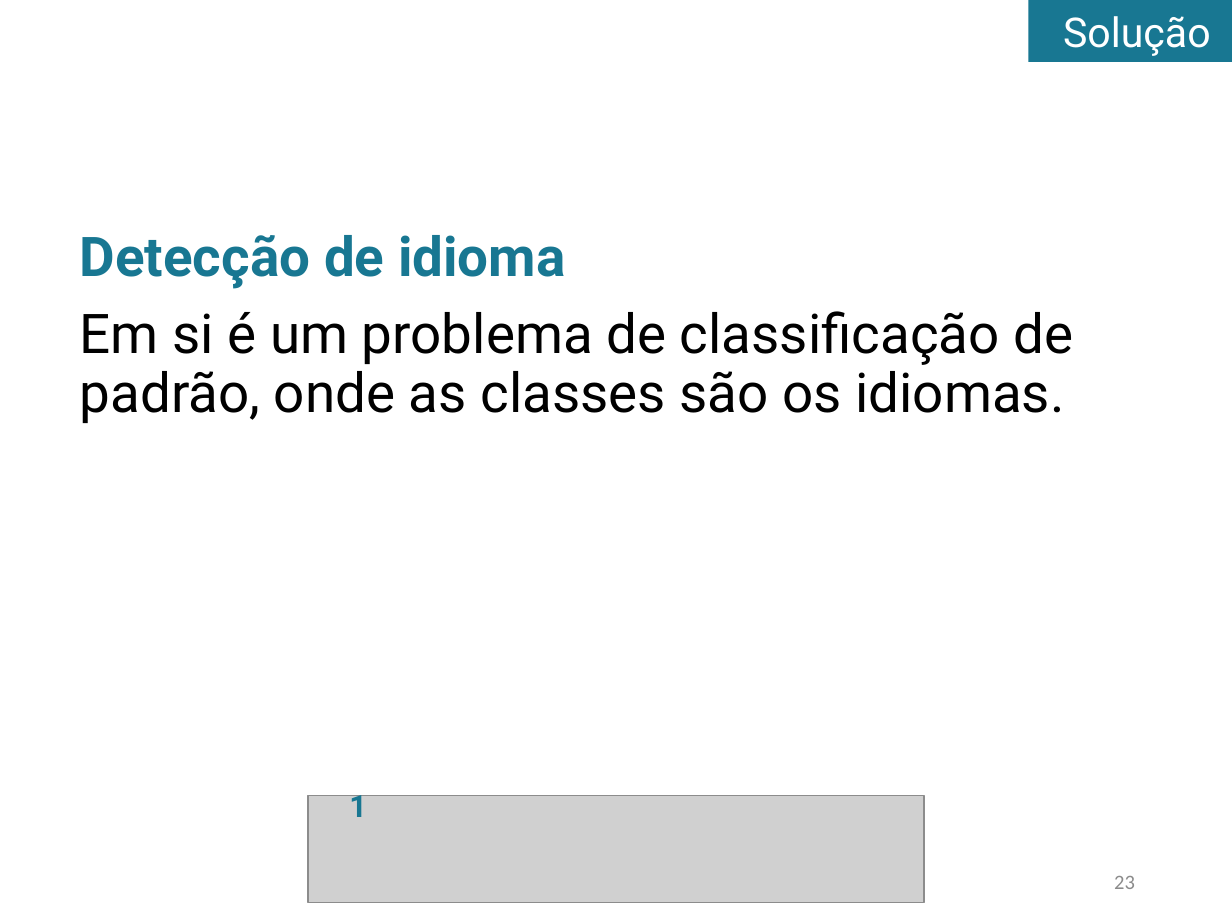
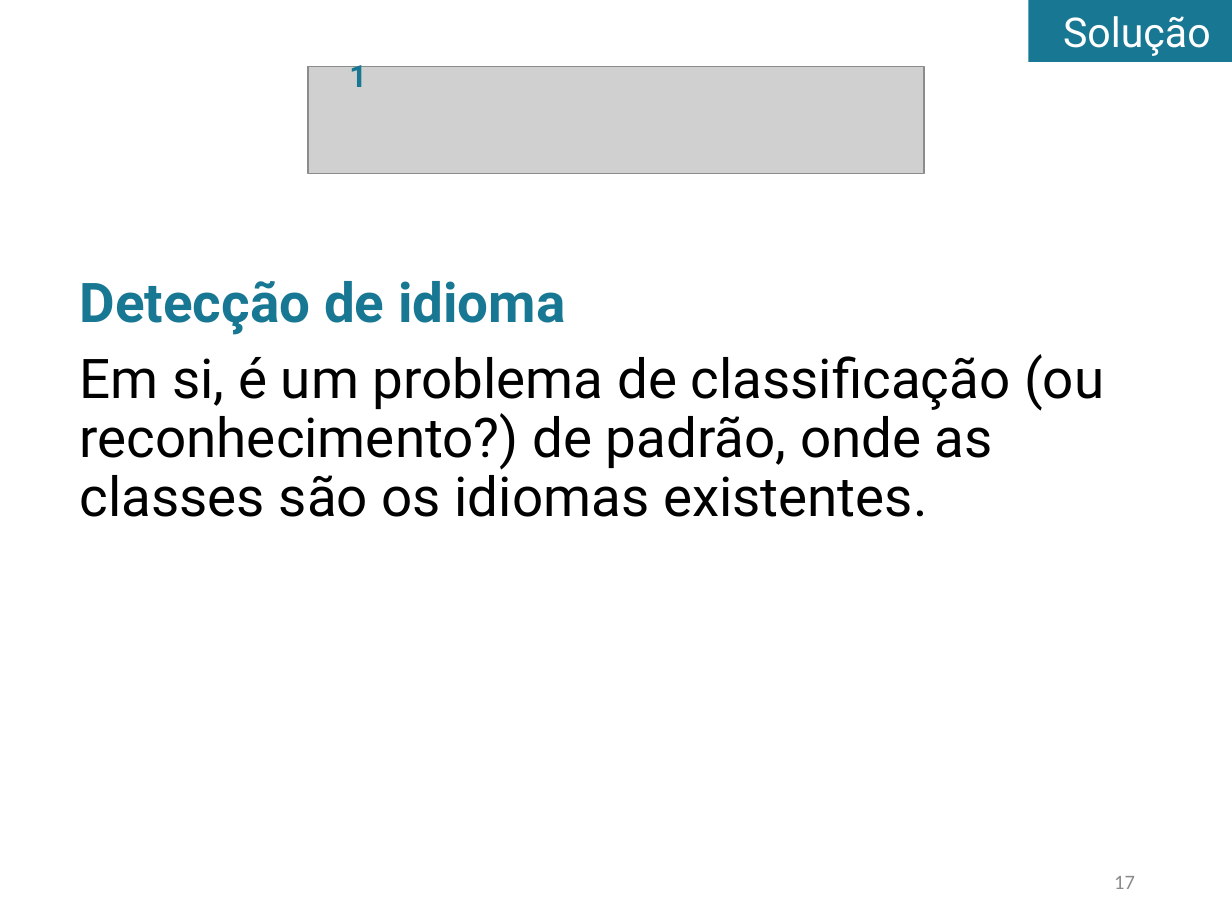
Before and after one commit to tomferreira/mac499, a slide deck: slide 17 of apresentacao/Apresentacao.pptx (slide 23 before the commit). Drawn at 1232x924 pixels with LibreOffice and Linux fonts; fonts in the diff are those of the drawing; grey boxes stand for pictures. Boxes give left, top, right and bottom in pixels: in the first picture for what was removed or moved away, otherwise in the second. Text is boxed around its words. In the diff, an @@ line names an element or a change of style, - is before the commit and + after.

```diff
--- a/apresentacao/Apresentacao.pptx
+++ b/apresentacao/Apresentacao.pptx
@@ text "1": place and size @@
-text "1" at <box>349,789,367,817</box>
+text "1" at <box>349,60,367,87</box>
@@ picture: place and size @@
-picture at <box>308,796,924,903</box>
+picture at <box>308,67,924,174</box>
@@ text "Detecção de idioma": place and size @@
-text "Detecção de idioma" at <box>80,235,1073,423</box>
+text "Detecção de idioma" at <box>80,281,1104,517</box>
@@ text at <box>80,354,1104,517</box>: text changed @@
-Em si é um problema de classificação de padrão, onde as classes são os idiomas.
+Em si, é um problema de classificação (ou reconhecimento?) de padrão, onde as classes são os idiomas existentes.
@@ page number at <box>1114,876,1135,889</box>: text changed @@
-23
+17
```
Also in this commit, not shown: 21 other slides changed, 15 slides added, 2 slides removed.
